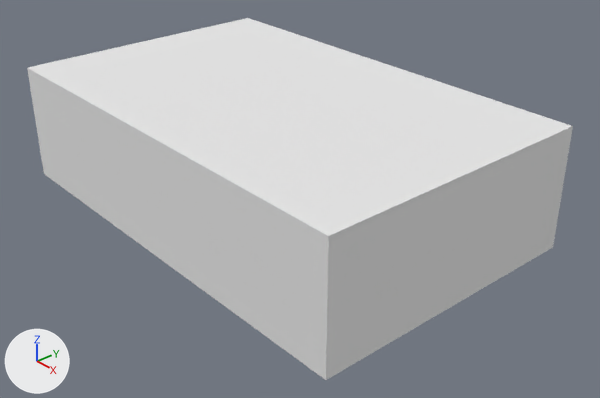
Before and after pictures for a commit that changed the Blender file models/meshes/manipulation_platform.blend.
Both versions are drawn from a 50 mm lens placed at (1.444, -1.181, 1.001), pointed at (0.077, 0.008, 0.052). The lights are fixed; the arrows at lower left show +X, +Y and +Z.
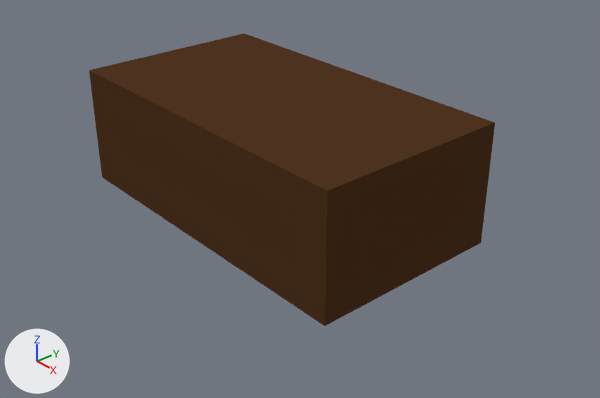
Commit message: smallening platform

What changed in the scene script:
```text
Change mat_material:
    mat_material.base_color: (0.8, 0.8, 0.8) -> (0.08, 0.0352, 0.015)  # white #e7e7e7 -> brown #503521
Change me_cube:
    where me_cube.from_pydata(...)  # 8 vertices, 6 faces; spans x -0.572..0.572, y -0.36..0.36, z 0.0..0.305
    used by ob_cube; location = (0.0, 0.0, 0.0)
    me_cube part 1: the whole mesh is scaled about its middle by (0.785, 0.693, 1)
```

Pixel boxes [x1, y1, x2, y2] of what changed, in the pictures (600 x 398 px):
'Cube', recoloured, mesh rescaled (white to brown, 26% narrower, 19% shorter)
    before: [27, 18, 573, 380]
    after: [89, 33, 495, 326]
